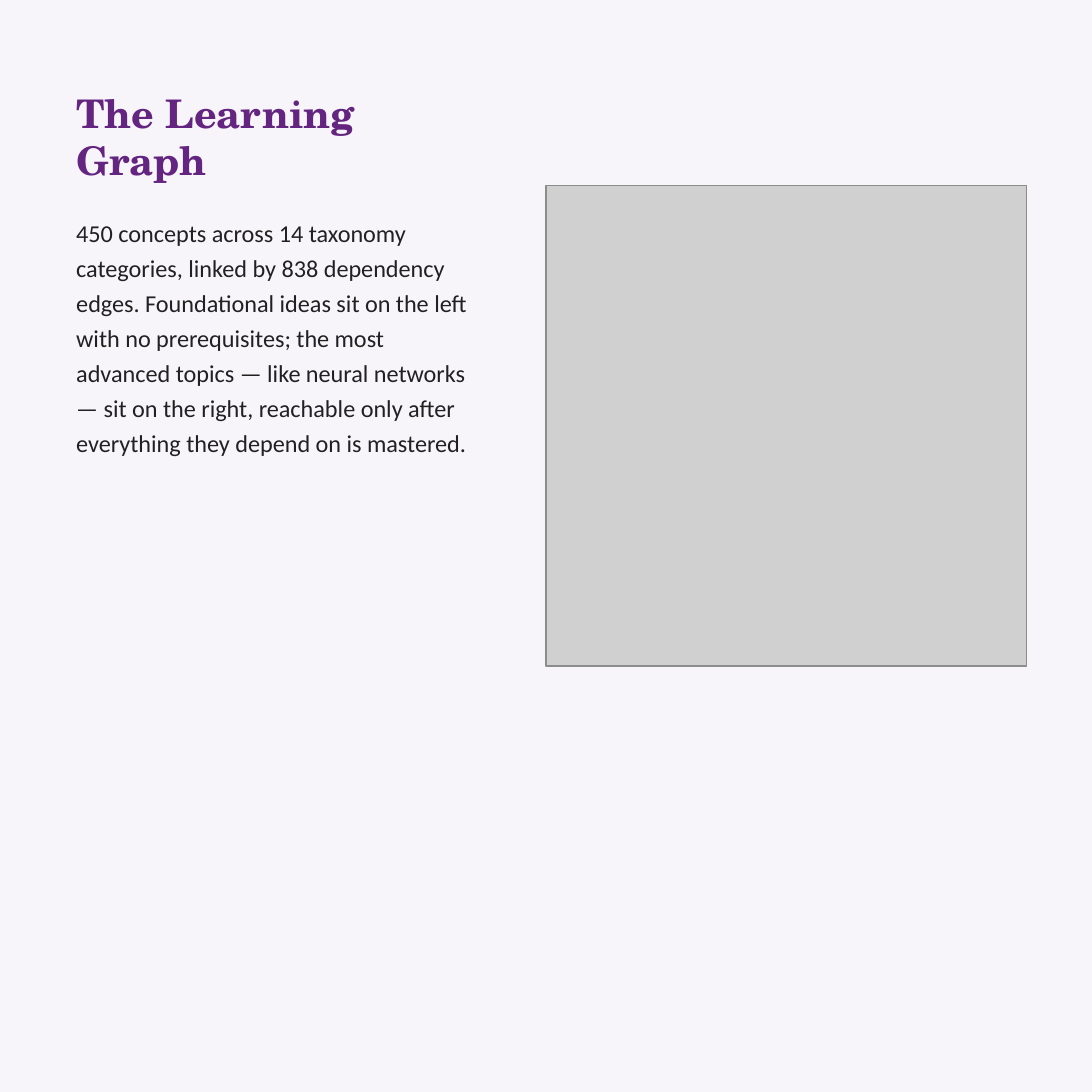
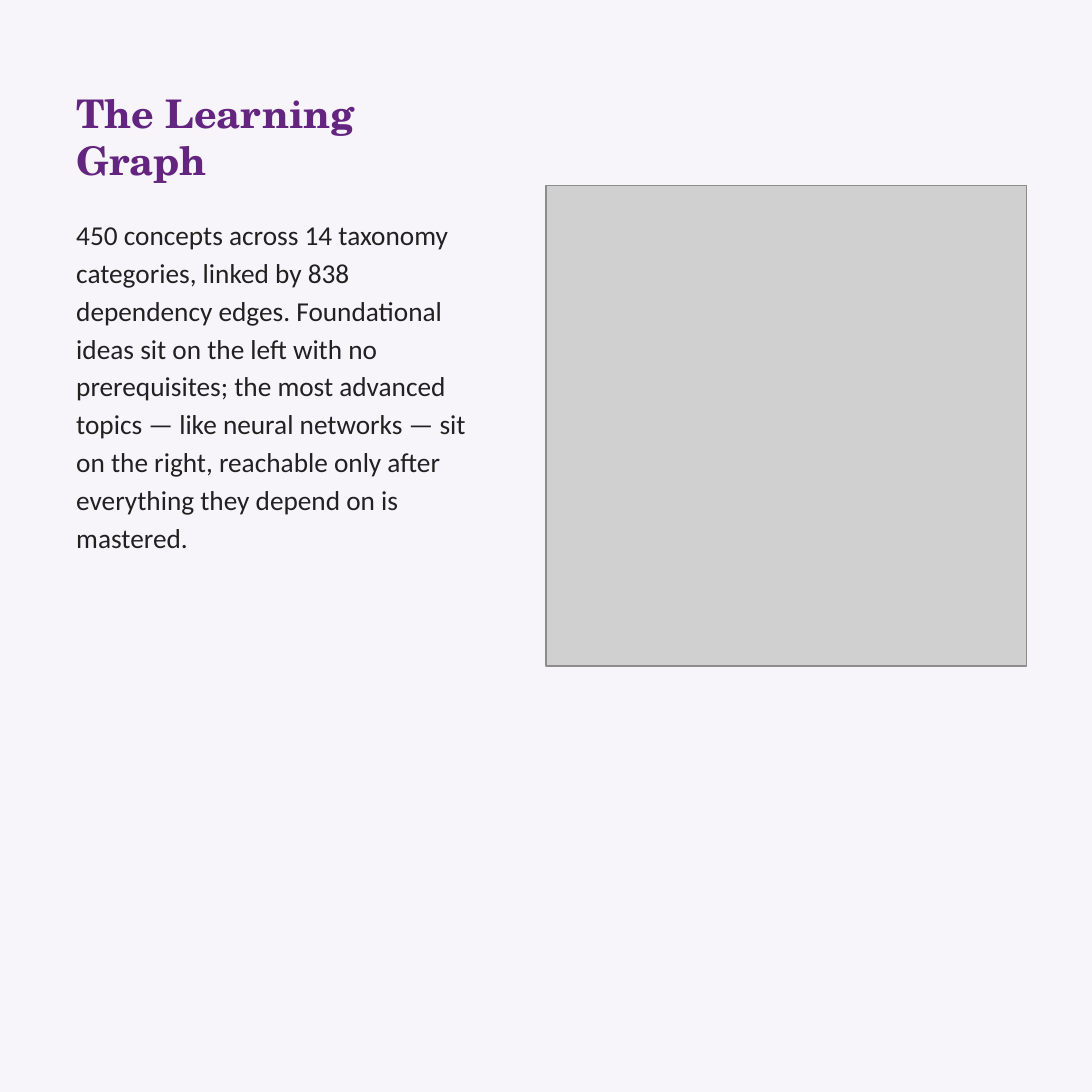
Before and after one commit to DavideCeto/Imparare-python, a slide deck: slide 3 of linkedin/beginning-python-carousel.pptx. Drawn at 1092x1092 pixels with LibreOffice and Linux fonts; fonts in the diff are those of the drawing; grey boxes stand for pictures. Boxes give left, top, right and bottom in pixels: in the first picture for what was removed or moved away, otherwise in the second. Text is boxed around its words. In the diff, an @@ line names an element or a change of style, - is before the commit and + after.

```diff
--- a/linkedin/beginning-python-carousel.pptx
+++ b/linkedin/beginning-python-carousel.pptx
@@ text "450 concepts across 14 taxonomy ..." at bbox=[76, 227, 466, 548]: size 16 to 18 pt; line spacing 23pt to 25pt @@
```
Also in this commit, not shown: 2 other slides changed, 36 other files.
